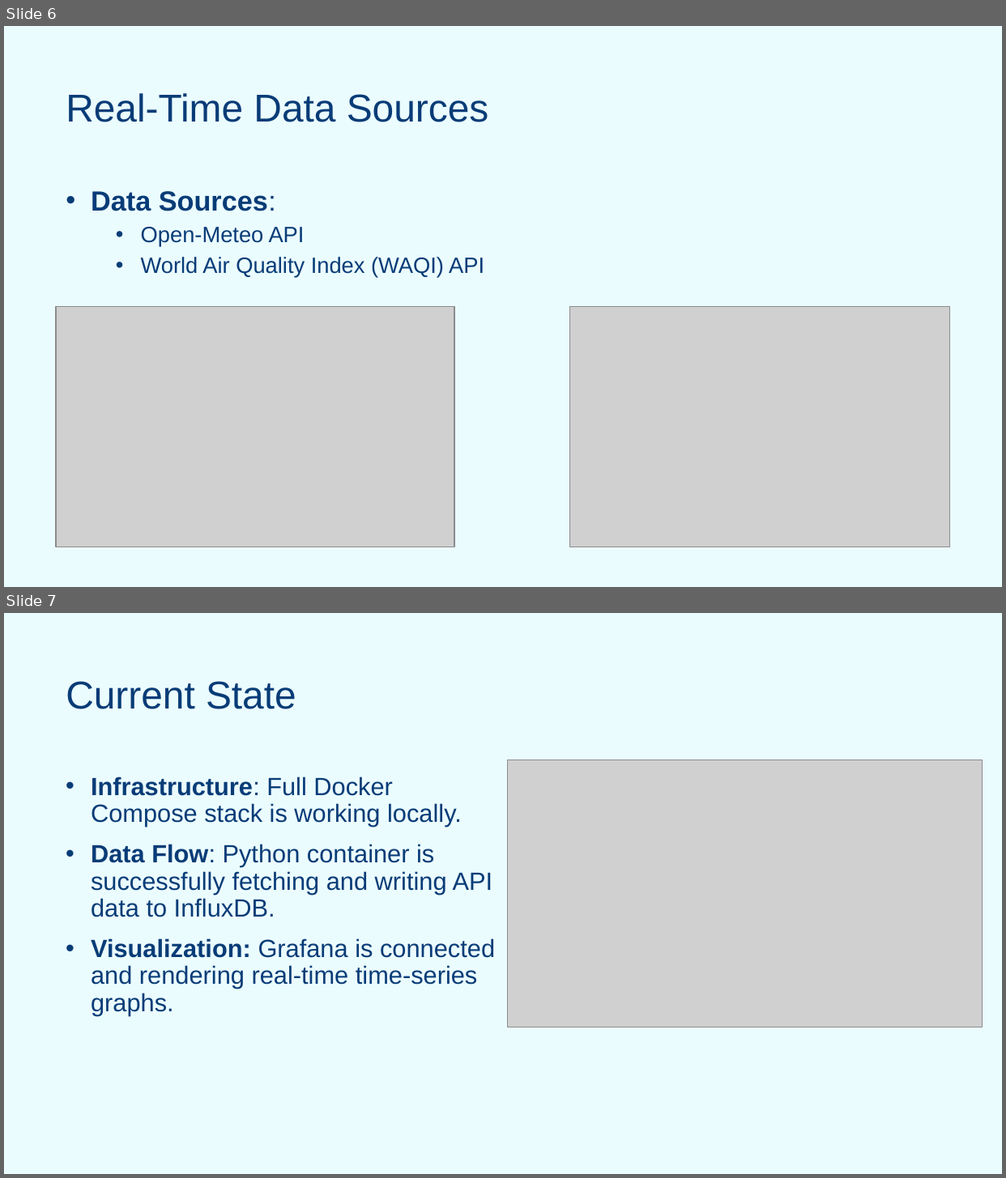
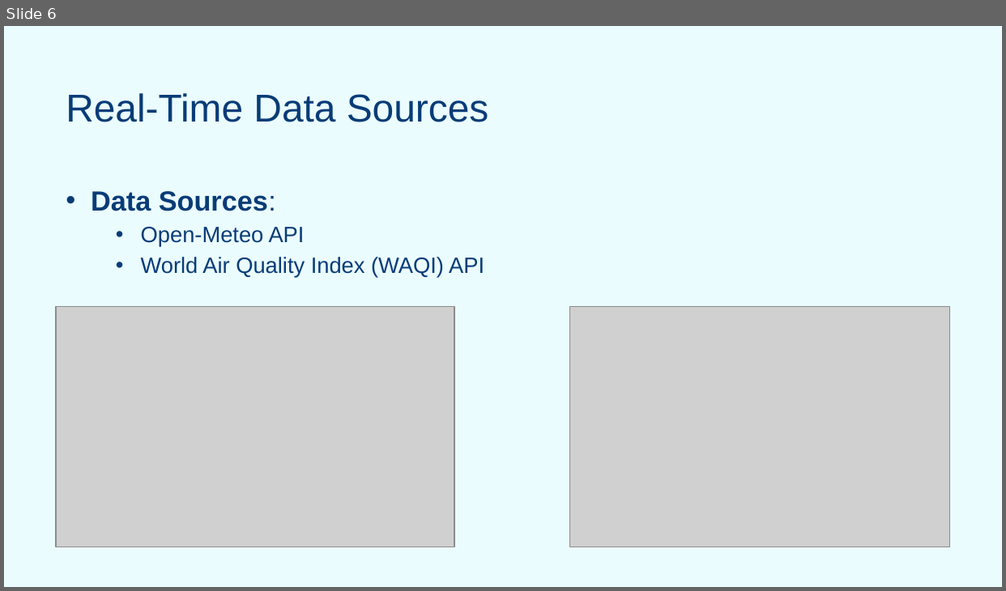
Before and after one commit to SzarkaMoric/RunReady, a slide deck: RunReady_2.pptx. Shown one above the other, each under a label of ours: slides 6 and 7 before the commit, slide 6 after it. The pictures are 1006x1178 and 1006x591 pixels, drawn with LibreOffice and Linux fonts; fonts in the diff are those of the drawing; grey boxes stand for pictures; background and template pictures are left out. Boxes give left, top, right and bottom in pixels: in the first picture for what was removed or moved away, otherwise in the second. Text is boxed around its words. In the diff, an @@ line names an element or a change of style, - is before the commit and + after.

```diff
--- a/RunReady_2.pptx
+++ b/RunReady_2.pptx
@@ slide 7 removed at bbox=[4, 613, 1002, 1174], background picture (left out) @@
@@ text removed at bbox=[66, 681, 296, 709] @@
-Current State
@@ text removed at bbox=[91, 777, 495, 1016] @@
-• Infrastructure: Full Docker Compose stack is working locally.
-• Data Flow: Python container is successfully fetching and writing API data to InfluxDB.
-• Visualization: Grafana is connected and rendering real-time time-series graphs.
@@ picture removed at bbox=[507, 760, 982, 1027] @@
```
Also in this commit, not shown: 1 slide changed, 2 slides added, 1 other slide removed, 1 other file.
